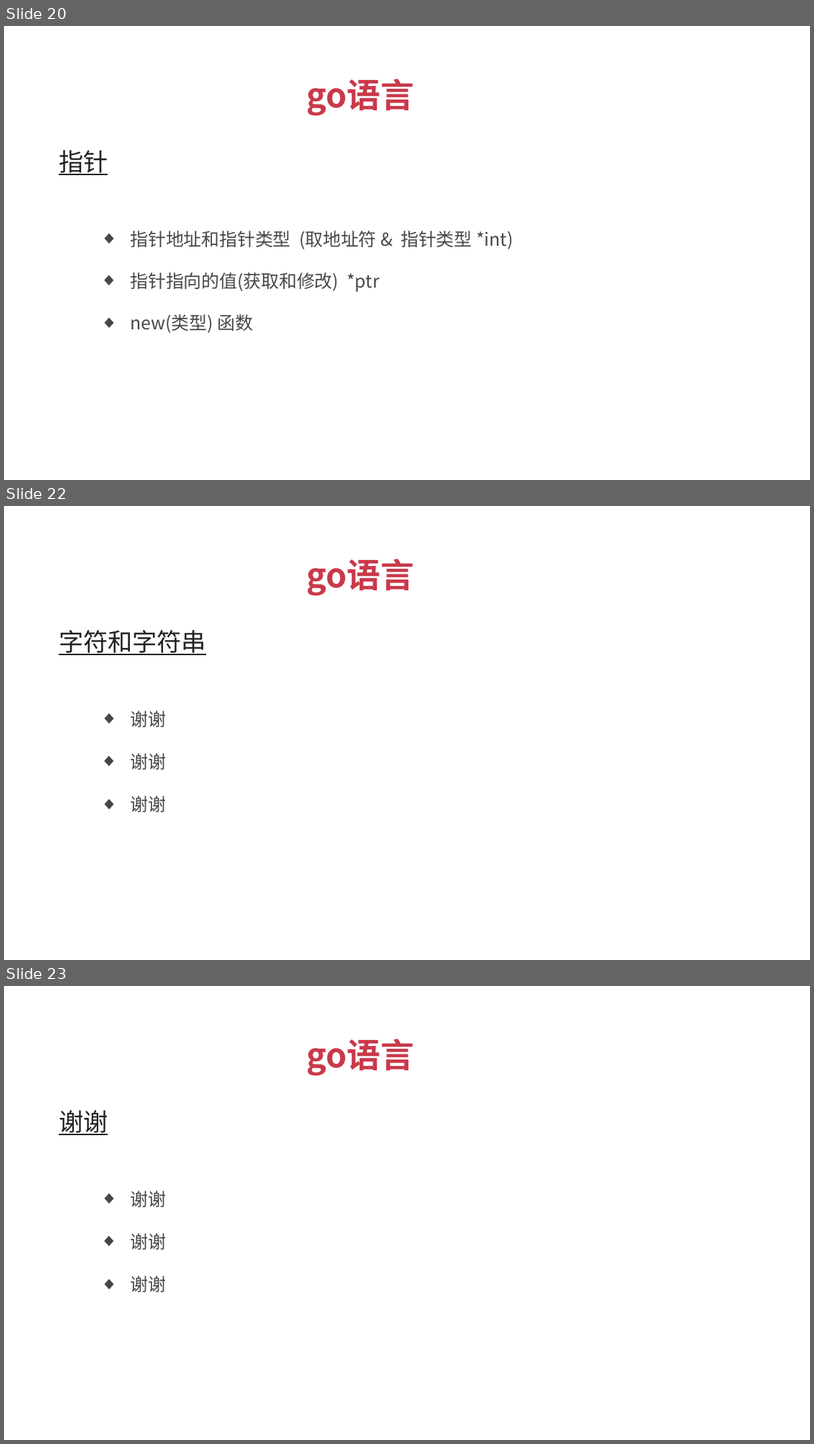
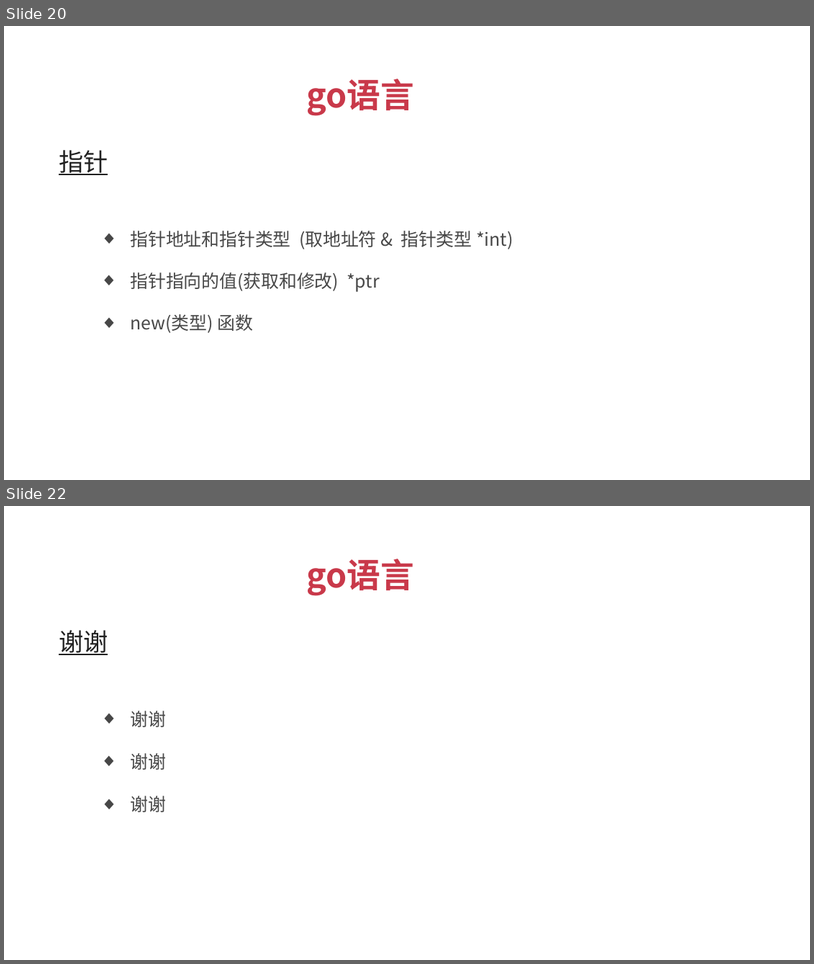
Before and after one commit to xuqiang76/golang, a slide deck: tuling/go语言_傻大猫.pptx. Shown one above the other, each under a label of ours: slides 20, 22 and 23 before the commit, slides 20 and 22 after it; the slides between them are not shown. The pictures are 814x1444 and 814x964 pixels, drawn with LibreOffice and Linux fonts; fonts in the diff are those of the drawing. Boxes give left, top, right and bottom in pixels: in the first picture for what was removed or moved away, otherwise in the second. Text is boxed around its words. In the diff, an @@ line names an element or a change of style, - is before the commit and + after.

```diff
--- a/tuling/go语言_傻大猫.pptx
+++ b/tuling/go语言_傻大猫.pptx
@@ slide 22 removed at (4, 506, 810, 960), background #FFFFFF @@
@@ text removed at (306, 559, 414, 596) @@
-go语言
@@ text removed at (59, 630, 206, 655) @@
-字符和字符串
@@ text removed at (131, 710, 167, 727) @@
-  ◆ 谢谢
@@ text removed at (130, 753, 166, 770) @@
-  ◆ 谢谢
@@ text removed at (131, 795, 167, 812) @@
-  ◆ 谢谢
@@ what was slide 23 is now slide 22 @@
```
Also in this commit, not shown: 1 slide added, 1 other slide removed, 3 other files.
